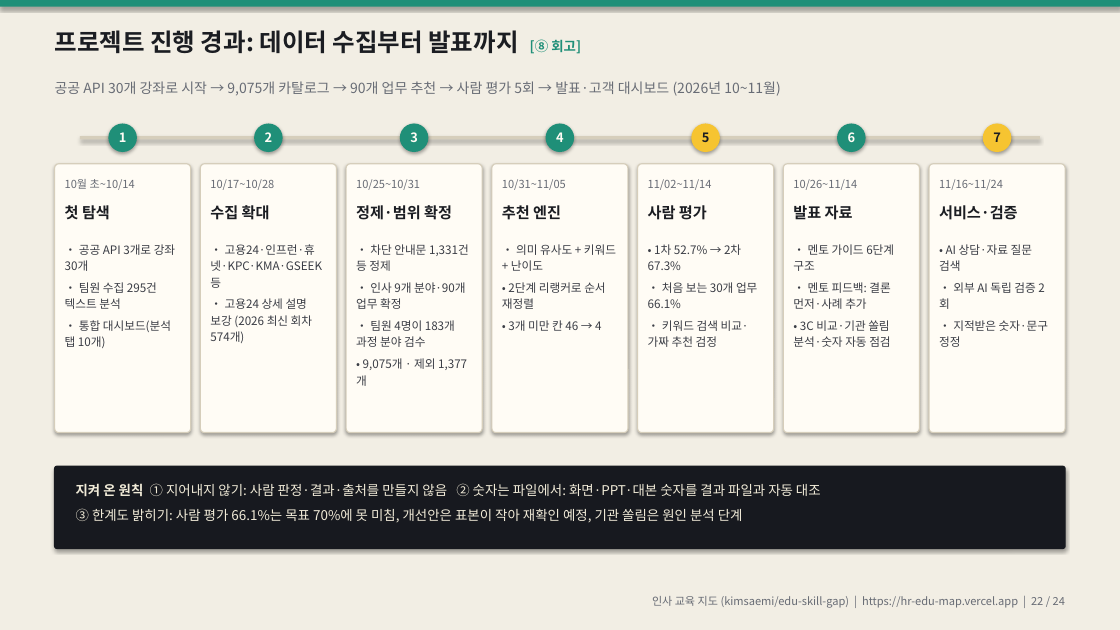
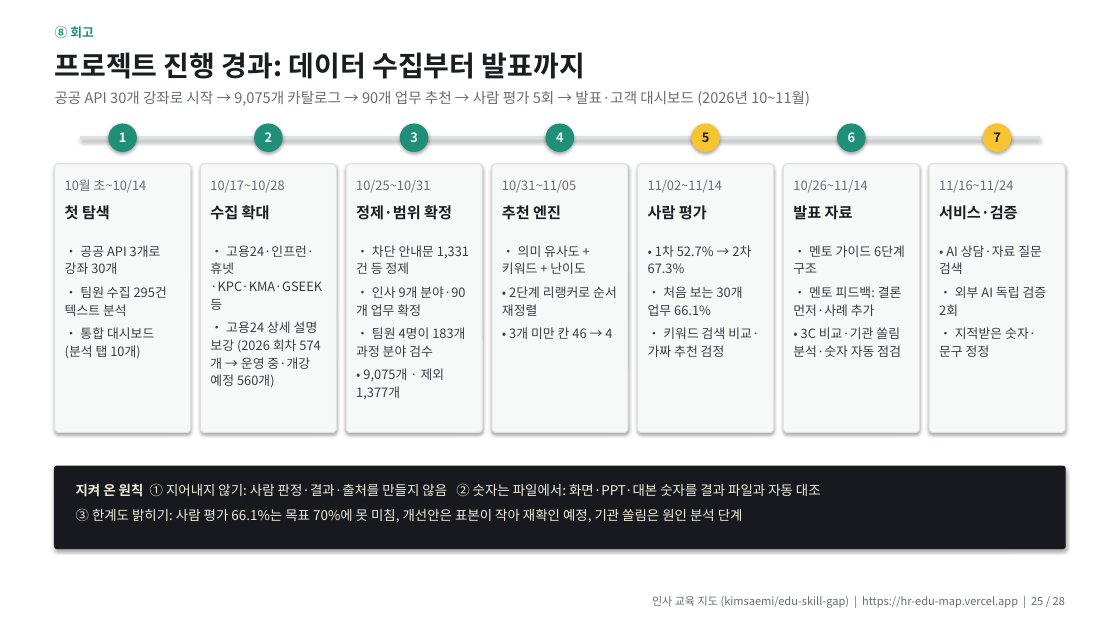
Before and after one commit to kimsaemi/edu-skill-gap, a slide deck: slide 25 of presentation/HR_교육지도_발표.pptx (slide 22 before the commit). Drawn at 1120x630 pixels with LibreOffice and Linux fonts; fonts in the diff are those of the drawing. Boxes give left, top, right and bottom in pixels: in the first picture for what was removed or moved away, otherwise in the second. Text is boxed around its words. In the diff, an @@ line names an element or a change of style, - is before the commit and + after.

```diff
--- a/presentation/HR_교육지도_발표.pptx
+++ b/presentation/HR_교육지도_발표.pptx
@@ rectangle at <box>0,0,1120,630</box>: fill #F2EEE4 to #FFFFFF @@
@@ rectangle removed at <box>0,0,1120,7</box> @@
@@ text added at <box>55,26,94,38</box>, 11 pt, text #1F8F78, bold @@
+⑧ 회고
@@ text at <box>55,52,585,79</box>: text changed; size 21 to 24 pt @@
-프로젝트 진행 경과: 데이터 수집부터 발표까지 [⑧ 회고]
+프로젝트 진행 경과: 데이터 수집부터 발표까지
@@ text "공공 API 30개 강좌로 시작 ...": place and size @@
-text "공공 API 30개 강좌로 시작 ..." at <box>55,81,780,96</box>
+text "공공 API 30개 강좌로 시작 ..." at <box>55,91,810,106</box>
@@ text "공공 API 30개 강좌로 시작 ..." at <box>55,91,810,106</box>: size 12 to 12.5 pt @@
@@ rectangle at <box>80,136,1040,139</box>: fill #D6CEBB to #DCE2DF @@
@@ text colour #FFFCF5 to #F7F9F8 in 5 elements at <box>108,124,137,152</box>, <box>254,124,282,152</box>, <box>400,124,429,152</box>, <box>546,124,575,152</box>, <box>837,124,865,152</box> @@
@@ fill #FFFCF5 to #F7F9F8; outline #D6CEBB 1 pt to #DCE2DF 1 pt in 7 elements at <box>200,164,336,433</box>, <box>346,164,482,433</box>, <box>492,164,628,433</box>, <box>638,164,774,433</box>, <box>783,164,919,433</box>, <box>929,164,1065,433</box>, <box>55,164,191,433</box> @@
@@ size 9.5 to 11 pt in 7 elements at <box>65,179,147,192</box>, <box>210,180,284,192</box>, <box>356,180,430,192</box>, <box>502,180,576,192</box>, <box>648,180,722,192</box>, <box>793,180,867,192</box>, <box>939,180,1013,192</box> @@
@@ text at <box>210,245,322,310</box>: size 10 to 11 pt in "• 고용24·인프런·휴넷·KPC·KMA·GSEEK 등" @@
@@ size 10 to 11 pt in 6 elements at <box>65,245,167,359</box>, <box>356,245,469,399</box>, <box>502,245,617,339</box>, <box>648,245,759,357</box>, <box>793,245,905,357</box>, <box>939,245,1047,357</box> @@
@@ text at <box>210,321,318,388</box>: text changed; size 10 to 11 pt @@
-• 고용24 상세 설명 보강 (2026 최신 회차 574개)
+• 고용24 상세 설명 보강 (2026 회차 574개 → 운영 중·개강 예정 560개)
@@ text at <box>652,596,1065,608</box>: text changed @@
-인사 교육 지도 (kimsaemi/edu-skill-gap) | https://hr-edu-map.vercel.app | 22 / 24
+인사 교육 지도 (kimsaemi/edu-skill-gap) | https://hr-edu-map.vercel.app | 25 / 28
```
Also in this commit, not shown: 22 other slides changed, 4 slides added, 6 other files.
